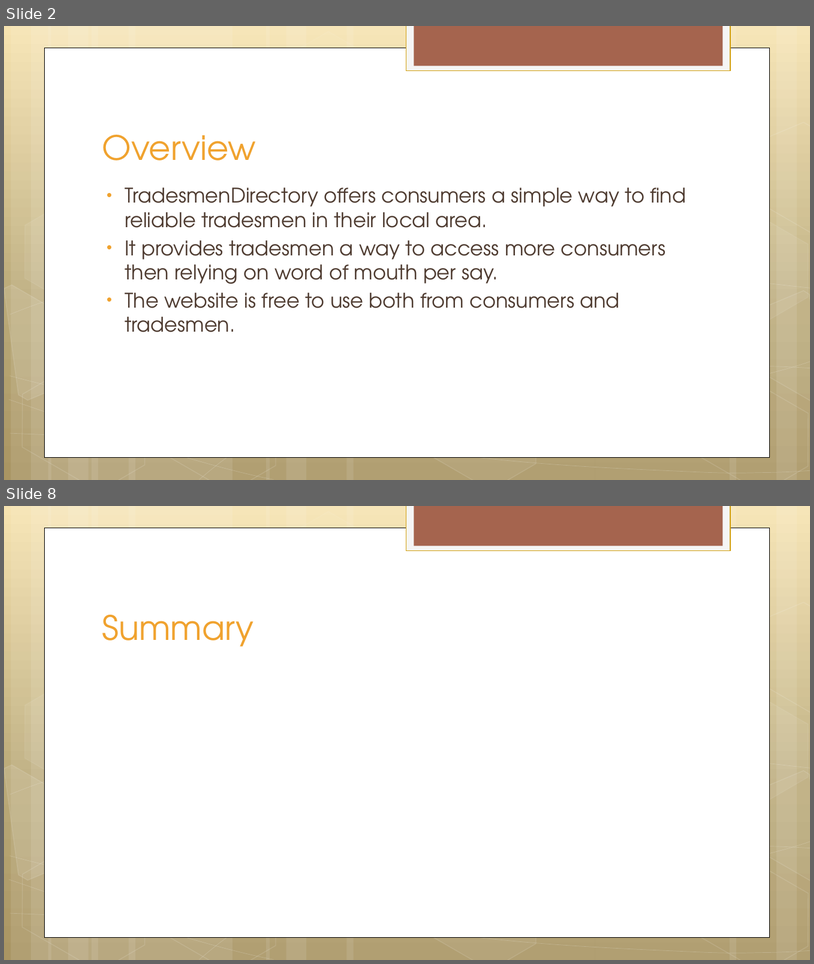
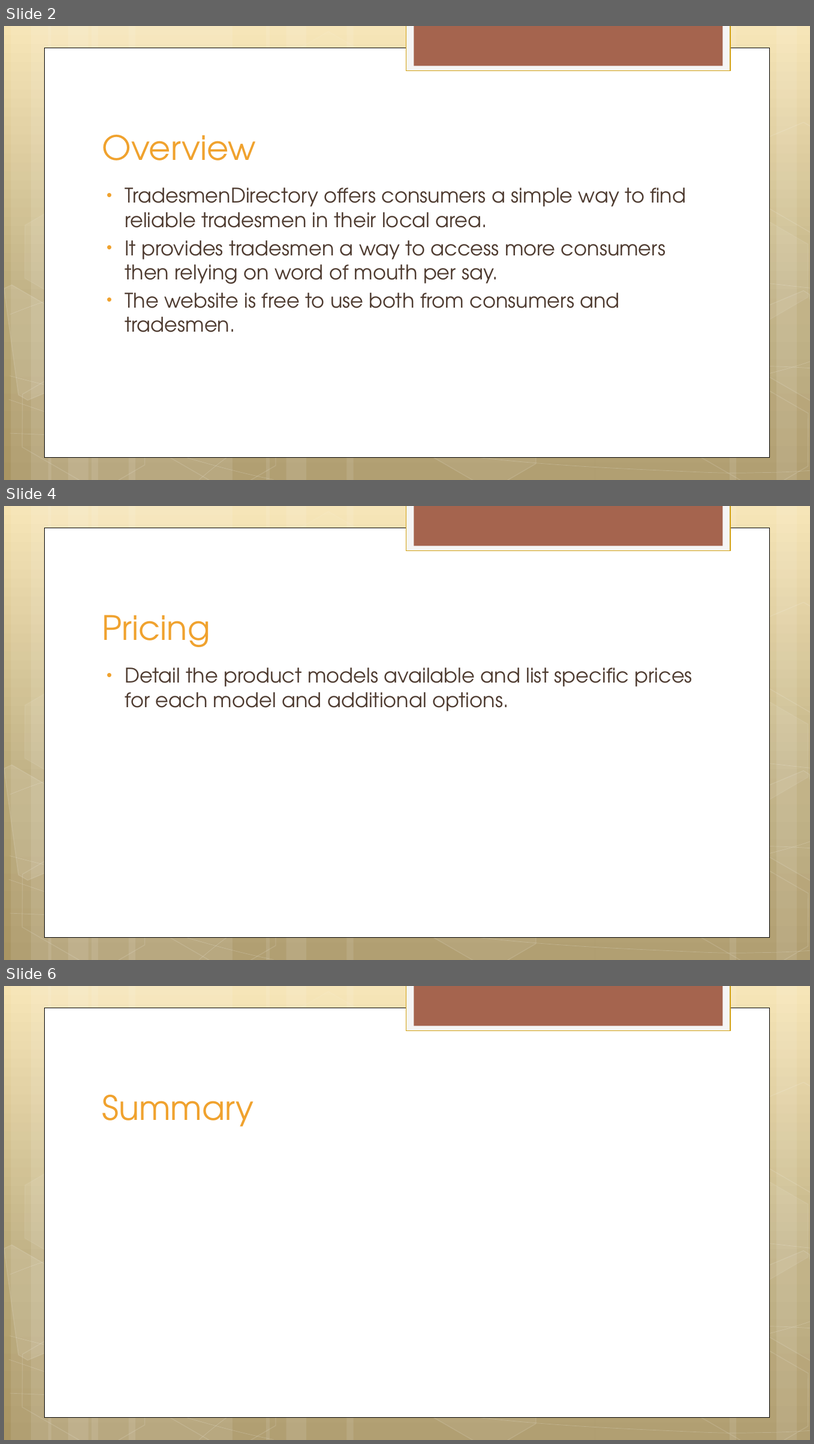
Before and after one commit to MehreenMalik/TradesmenDirectory, a slide deck: TradesmenDirectory.pptx. Shown one above the other, each under a label of ours: slides 2 and 8 before the commit, slides 2, 4 and 6 after it; the slides between them are not shown. The pictures are 814x964 and 814x1444 pixels, drawn with LibreOffice and Linux fonts; fonts in the diff are those of the drawing. Boxes give left, top, right and bottom in pixels: in the first picture for what was removed or moved away, otherwise in the second. Text is boxed around its words. In the diff, an @@ line names an element or a change of style, - is before the commit and + after.

```diff
--- a/TradesmenDirectory.pptx
+++ b/TradesmenDirectory.pptx
@@ slide 4 added at <box>4,506,810,960</box>, background gradient #F6E4B0 to #BAA878 to #A99764; not listed: 30 template elements that a slide beside it also shows @@
@@ title added at <box>102,615,210,647</box>, 40 pt, text #F0A22E @@
+Pricing
@@ text added at <box>125,667,693,711</box>, 24 pt, text #4E3B30 @@
+• Detail the product models available and list specific prices for each model and additional options.
@@ what was slide 8 is now slide 6 @@
```
Also in this commit, not shown: 1 slide changed, 1 other slide added, 4 slides removed, 10 other files.
